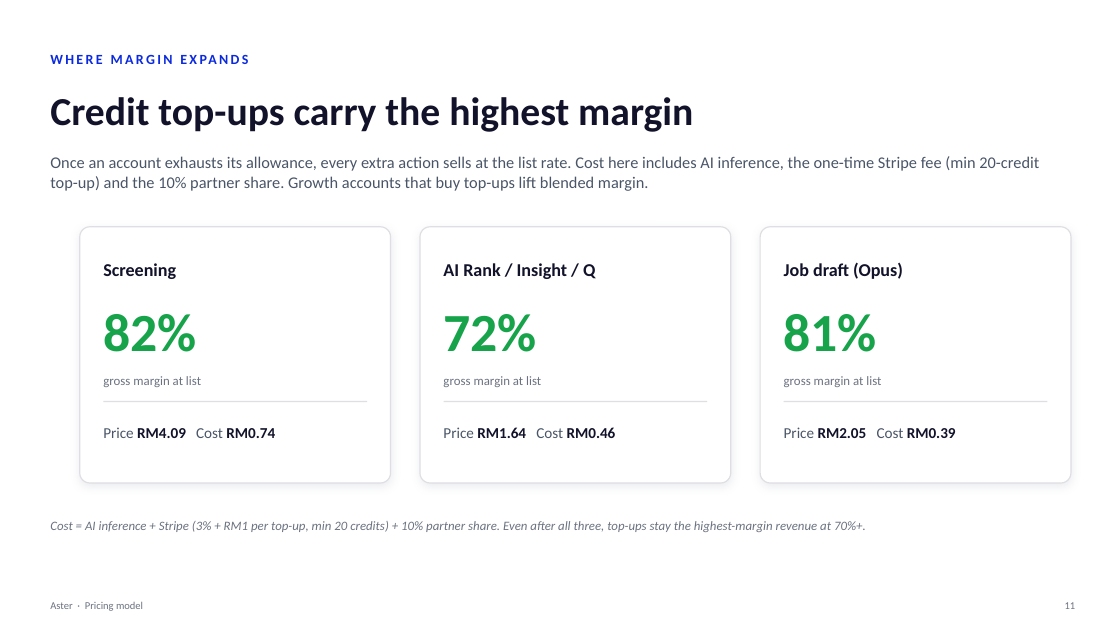
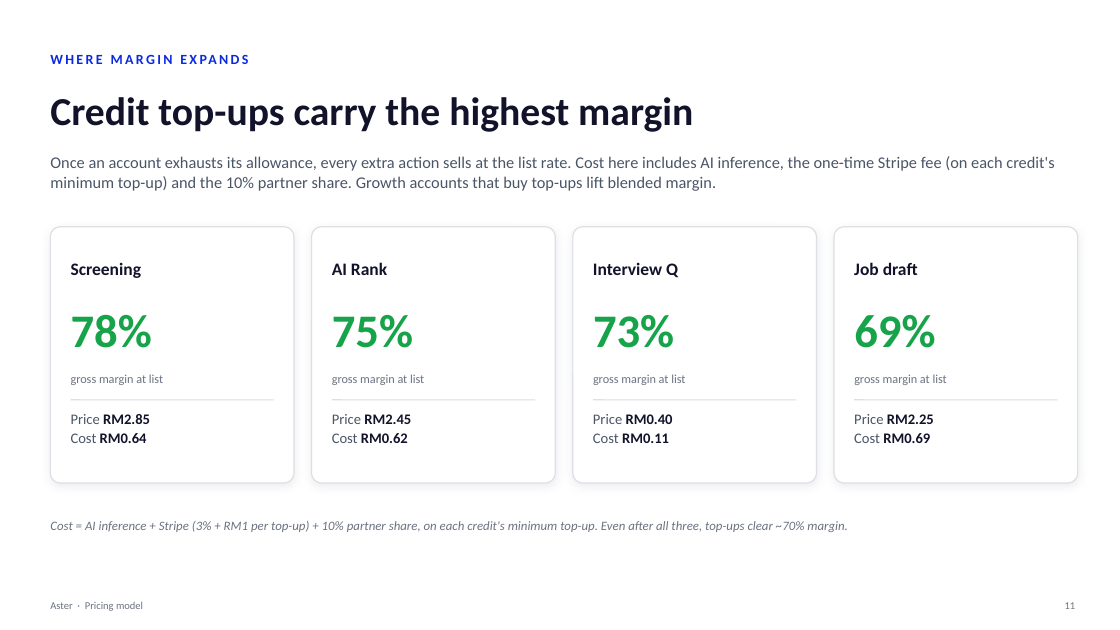
Before and after one commit to shahramly83/aster, a slide deck: slide 11 of docs/aster-pricing.pptx. Drawn at 1120x630 pixels with LibreOffice and Linux fonts; fonts in the diff are those of the drawing. Boxes give left, top, right and bottom in pixels: in the first picture for what was removed or moved away, otherwise in the second. Text is boxed around its words. In the diff, an @@ line names an element or a change of style, - is before the commit and + after.

```diff
--- a/docs/aster-pricing.pptx
+++ b/docs/aster-pricing.pptx
@@ text at (50, 156, 1054, 191): text changed @@
-Once an account exhausts its allowance, every extra action sells at the list rate. Cost here includes AI inference, the one-time Stripe fee (min 20-credit top-up) and the 10% partner share. Growth accounts that buy top-ups lift blended margin.
+Once an account exhausts its allowance, every extra action sells at the list rate. Cost here includes AI inference, the one-time Stripe fee (on each credit's minimum top-up) and the 10% partner share. Growth accounts that buy top-ups lift blended margin.
@@ rounded rectangle: place and size @@
-rounded rectangle at (80, 227, 391, 483)
+rounded rectangle at (50, 227, 294, 483)
@@ rounded rectangle added at (312, 227, 555, 483), fill #FFFFFF, outline #DEDEE3 1 pt @@
@@ proportions changed in 3 elements at (834, 227, 1078, 483), (50, 227, 294, 483), (573, 227, 817, 483) @@
@@ rounded rectangle: place and size @@
-rounded rectangle at (420, 227, 731, 483)
+rounded rectangle at (573, 227, 817, 483)
@@ rounded rectangle: place and size @@
-rounded rectangle at (760, 227, 1071, 483)
+rounded rectangle at (834, 227, 1078, 483)
@@ text "Screening": place and size @@
-text "Screening" at (103, 263, 176, 279)
+text "Screening" at (71, 263, 142, 278)
@@ text "Screening" at (71, 263, 142, 278): size 15.5 to 15 pt @@
@@ text at (332, 262, 387, 275): text changed; size 15.5 to 15 pt @@
-AI Rank / Insight / Q
+AI Rank
@@ text added at (593, 263, 678, 278), 15 pt, text #12132A, bold @@
+Interview Q
@@ text at (854, 262, 918, 275): text changed; size 15.5 to 15 pt @@
-Job draft (Opus)
+Job draft
@@ text added at (71, 314, 152, 348), 40 pt, text #16A34A, bold @@
+78%
@@ text removed at (103, 314, 196, 352) @@
-82%
@@ text added at (332, 315, 413, 348), 40 pt, text #16A34A, bold @@
+75%
@@ text removed at (443, 314, 536, 352) @@
-72%
@@ text added at (593, 315, 674, 348), 40 pt, text #16A34A, bold @@
+73%
@@ text removed at (784, 314, 877, 352) @@
-81%
@@ text added at (854, 315, 935, 348), 40 pt, text #16A34A, bold @@
+69%
@@ text "gross margin at list": place and size @@
-text "gross margin at list" at (103, 376, 201, 387)
+text "gross margin at list" at (71, 374, 163, 385)
@@ text added at (332, 374, 424, 385), 10.5 pt, text #6B7280 @@
+gross margin at list
@@ size 11 to 10.5 pt in 3 elements at (854, 374, 947, 385), (71, 374, 163, 385), (593, 374, 685, 385) @@
@@ text "gross margin at list": place and size @@
-text "gross margin at list" at (443, 376, 541, 387)
+text "gross margin at list" at (593, 374, 685, 385)
@@ text "gross margin at list": place and size @@
-text "gross margin at list" at (784, 376, 881, 387)
+text "gross margin at list" at (854, 374, 947, 385)
@@ line moved from (103, 402) - (367, 402) to (71, 400) - (274, 400) @@
@@ text at (71, 414, 150, 443): text changed; size 13 to 12.5 pt @@
-Price RM4.09 Cost RM0.74
+Price RM2.85
+Cost RM0.64
@@ line added from (332, 400) to (535, 400), #DEDEE3 1 pt @@
@@ text added at (332, 414, 411, 443), 12.5 pt, text #12132A, bold @@
+Price RM2.45
+Cost RM0.62
@@ vertical alignment middle to top in 3 elements at (854, 414, 934, 443), (71, 414, 150, 443), (593, 414, 673, 443) @@
@@ line moved from (444, 402) - (707, 402) to (593, 400) - (797, 400) @@
@@ text at (593, 414, 673, 443): text changed; size 13 to 12.5 pt @@
-Price RM1.64 Cost RM0.46
+Price RM0.40
+Cost RM0.11
@@ line moved from (784, 402) - (1048, 402) to (854, 400) - (1058, 400) @@
@@ text at (854, 414, 934, 443): text changed; size 13 to 12.5 pt @@
-Price RM2.05 Cost RM0.39
+Price RM2.25
+Cost RM0.69
@@ text at (50, 521, 848, 532): text changed @@
-Cost = AI inference + Stripe (3% + RM1 per top-up, min 20 credits) + 10% partner share. Even after all three, top-ups stay the highest-margin revenue at 70%+.
+Cost = AI inference + Stripe (3% + RM1 per top-up) + 10% partner share, on each credit's minimum top-up. Even after all three, top-ups clear ~70% margin.
```
Also in this commit, not shown: 4 other slides changed.
